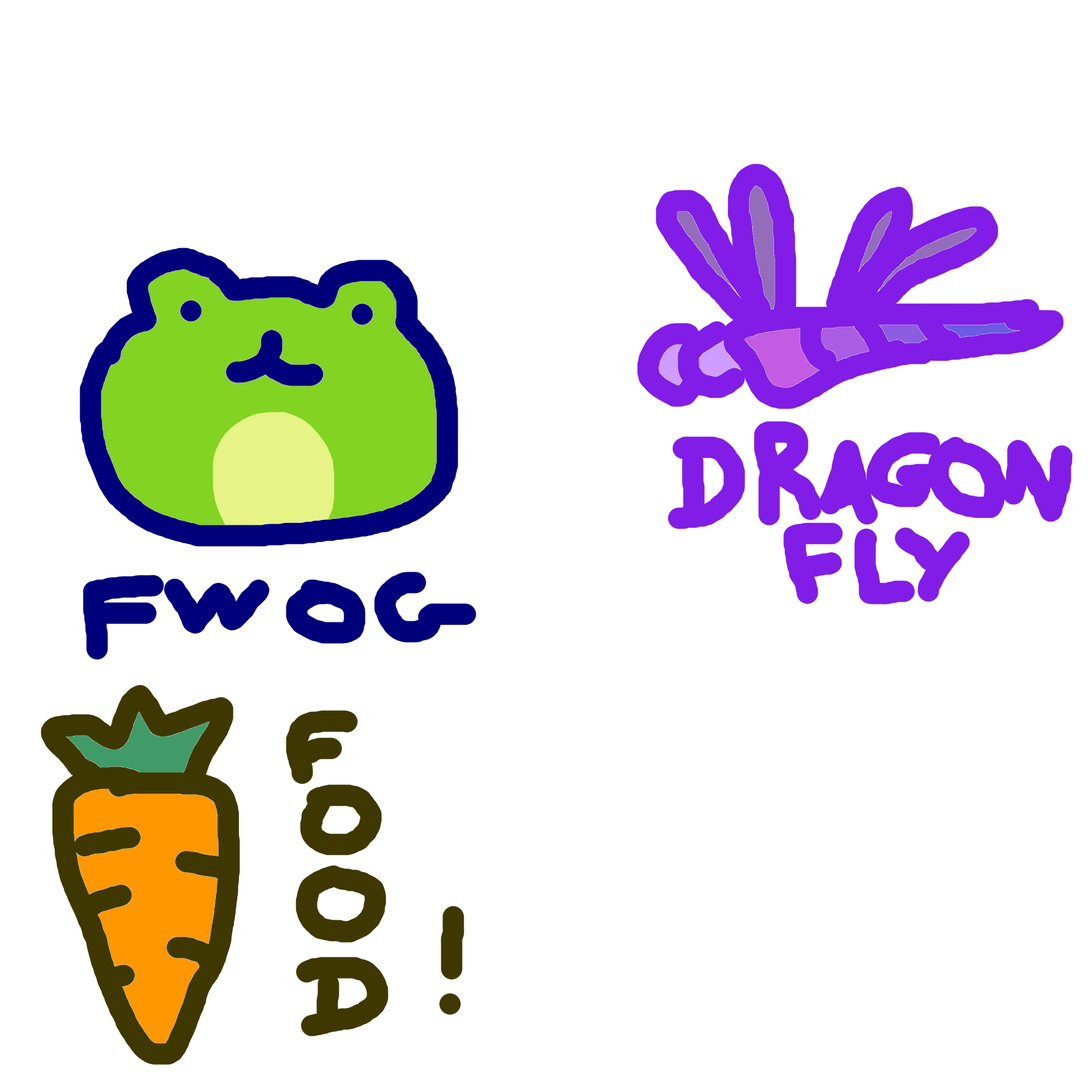
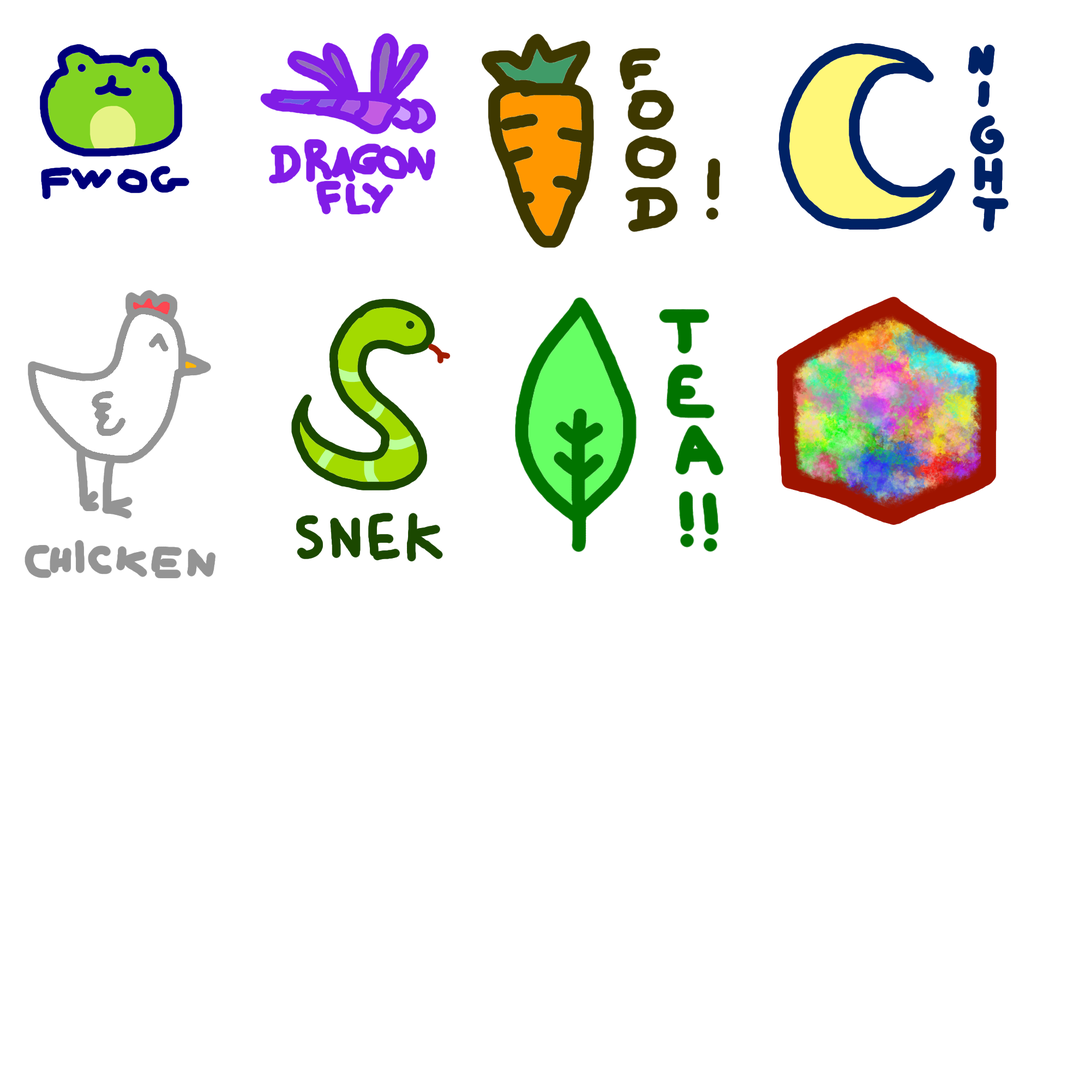
Layered file, before and after one edit (1091 x 1091). Changes by layer:
painted on "Paint Layer 1" over [24, 33, 1073, 1066]
